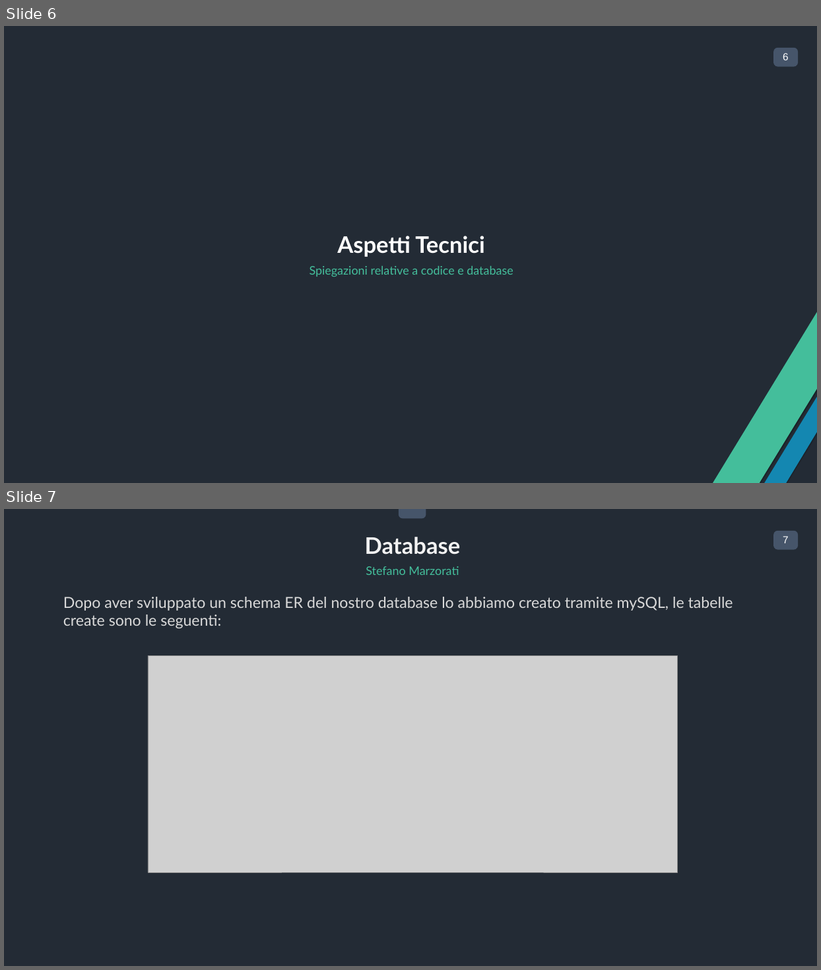
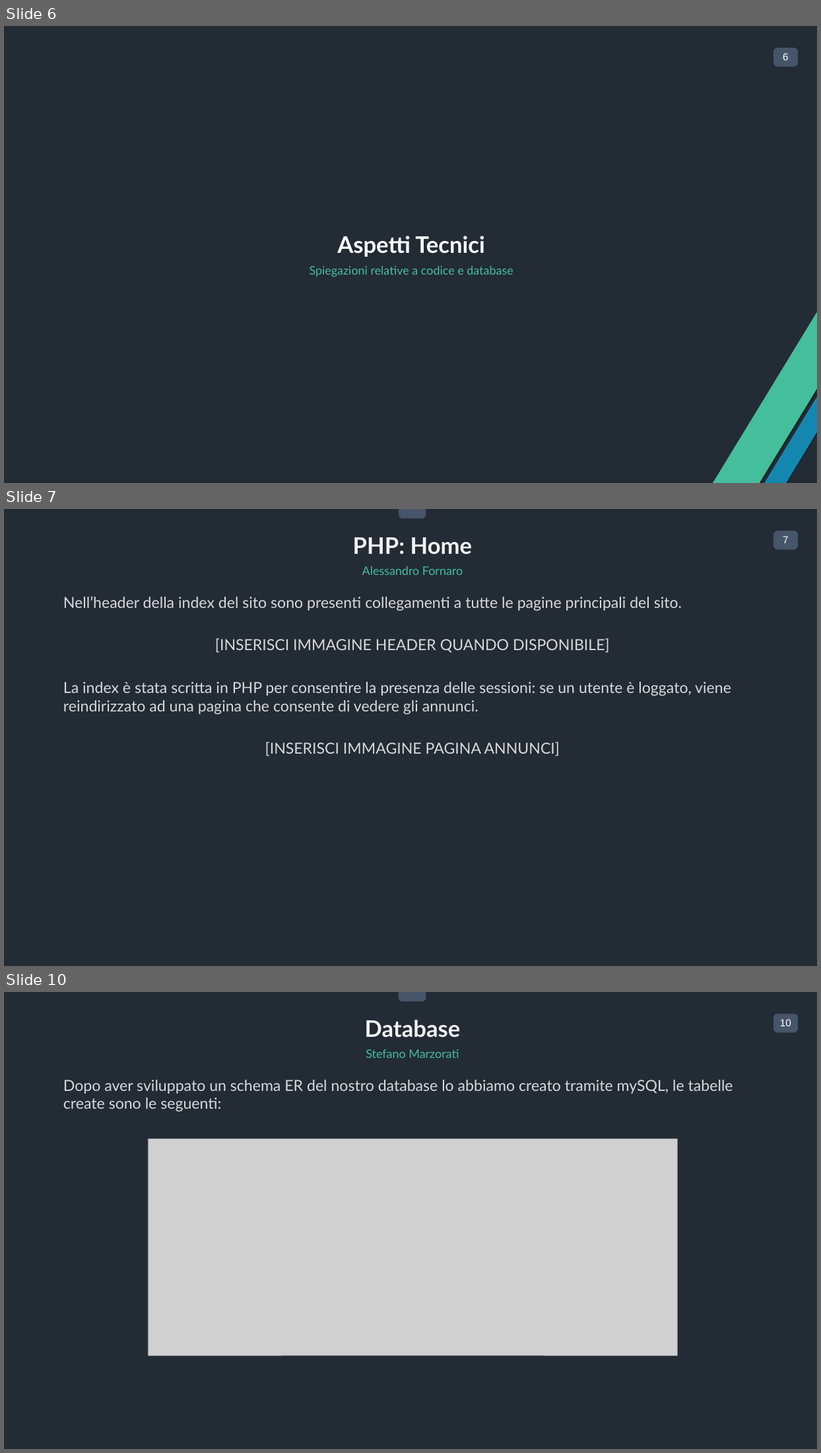
Before and after one commit to fornaroale/FastHome, a slide deck: Deliverable/Presentazione Ufficiale.pptx. Shown one above the other, each under a label of ours: slides 6 and 7 before the commit, slides 6, 7 and 10 after it; the slides between them are not shown. The pictures are 821x970 and 821x1453 pixels, drawn with LibreOffice and Linux fonts; fonts in the diff are those of the drawing; grey boxes stand for pictures. Boxes give left, top, right and bottom in pixels: in the first picture for what was removed or moved away, otherwise in the second. Text is boxed around its words. In the diff, an @@ line names an element or a change of style, - is before the commit and + after.

```diff
--- a/Deliverable/Presentazione Ufficiale.pptx
+++ b/Deliverable/Presentazione Ufficiale.pptx
@@ slide 7 added at (4,509,817,966), background #232A35; not listed: 3 template elements that a slide beside it also shows @@
@@ text added at (353,537,473,555), 54 pt, text #F2F2F2, bold @@
+PHP: Home
@@ text added at (362,566,463,575), 28 pt, text #44BE9B @@
+Alessandro Fornaro
@@ text added at (63,596,731,757), 36 pt, text #D9D9D9 @@
+Nell’header della index del sito sono presenti collegamenti a tutte le pagine principali del sito.
+[INSERISCI IMMAGINE HEADER QUANDO DISPONIBILE]
+La index è stata scritta in PHP per consentire la presenza delle sessioni: se un utente è loggato, viene reindirizzato ad una pagina che consente di vedere gli annunci.
+[INSERISCI IMMAGINE PAGINA ANNUNCI]
@@ what was slide 7 is now slide 10 @@
@@ page number at (780,1019,791,1026): text changed @@
-7
+10
```
Also in this commit, not shown: 1 slide changed, 2 other slides added.
